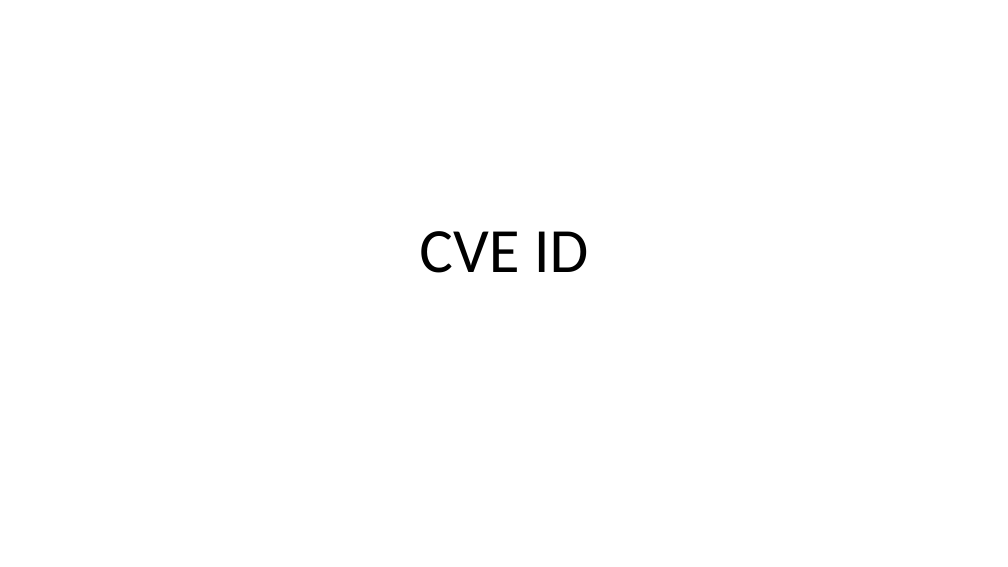
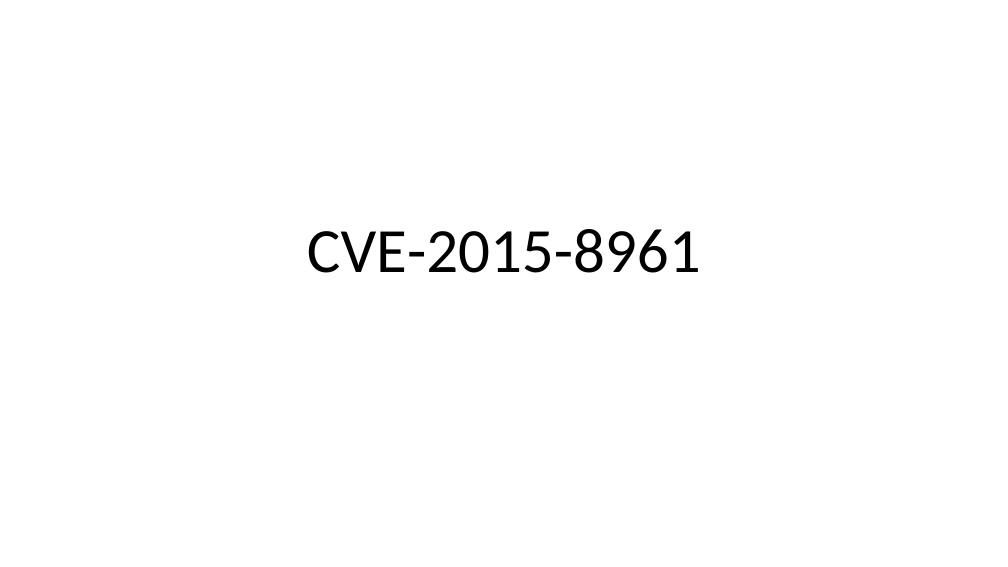
Before and after one commit to mudongliang/Kernel_Vulnerabilities, a slide deck: slide 1 of UAF/2015/CVE-2015-8961.pptx. Drawn at 1008x567 pixels with LibreOffice and Linux fonts; fonts in the diff are those of the drawing. Boxes give left, top, right and bottom in pixels: in the first picture for what was removed or moved away, otherwise in the second. Text is boxed around its words. In the diff, an @@ line names an element or a change of style, - is before the commit and + after.

```diff
--- a/UAF/2015/CVE-2015-8961.pptx
+++ b/UAF/2015/CVE-2015-8961.pptx
@@ title at <box>307,229,701,273</box>: text changed @@
-CVE ID
+CVE-2015-8961
```
Also in this commit, not shown: 1 other slide changed, 1 other file.
